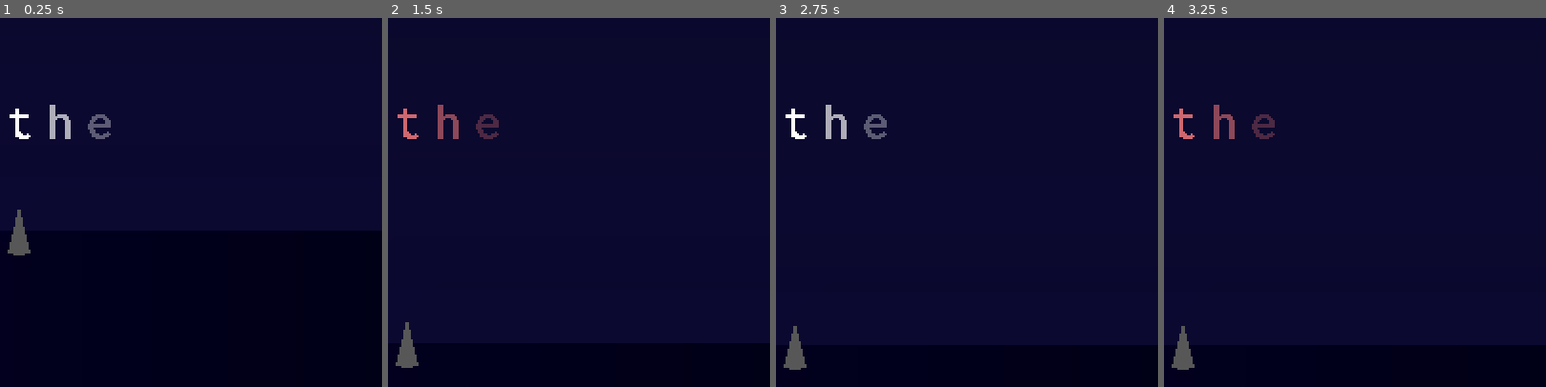
Above: before the commit, frames 1-4 (left to right).
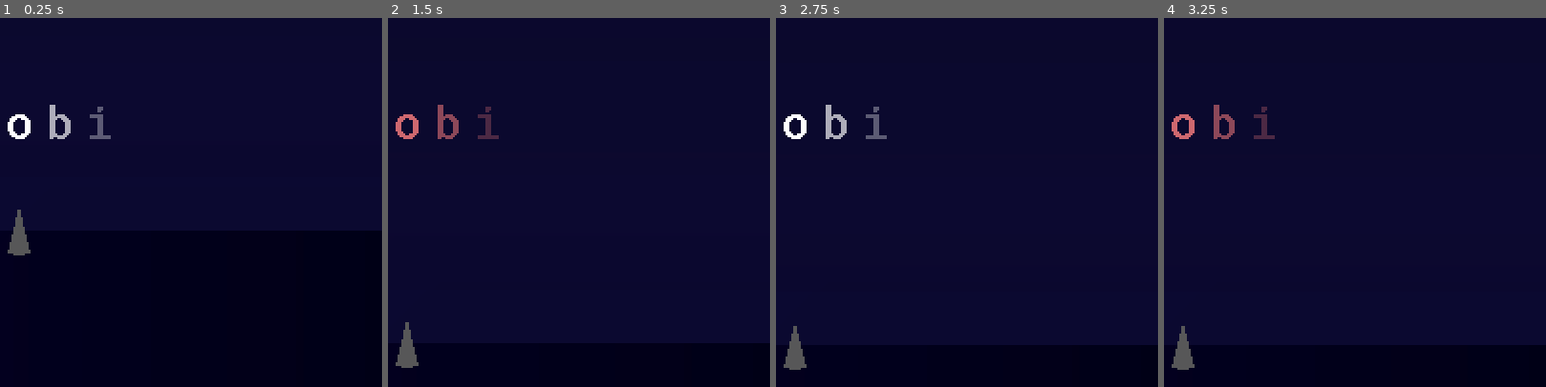
Above: after the commit, the same moments.

Repository: kiwijuice56/space-flight
Game: Godot game, scene res://scenes/main.tscn
Two runs of this game, one before a commit and one after it. Both use one fixed random seed, a clock stepped at 60 frames per second and the inputs below.
Inputs:
- Up to frame 1 (0.25 s): no input
- Up to frame 2 (1.5 s): tap Enter at 1.25 s
- Up to frame 3 (2.75 s): no input
- Up to frame 4 (3.25 s): tap Space at 2.75 s
The pictures show only the part of the screen within x 48-98%, y 39-89%; the shares and areas given below are measured in that part.

The runs differ from the first frame. In frame 1, 0.5% of the frame differs, in the area x 2-29%, y 24-33%; in frame 2, 0.5%; in frame 3, 0.5%; in frame 4, 0.5%.

Commit message:
Added music

Diff:
--- a/scenes/main.tscn
+++ b/scenes/main.tscn
@@ -14,6 +14,7 @@
 [ext_resource type="AudioStream" uid="uid://dgsirlu7hhjk5" path="res://sounds/tick.wav" id="11_10xe3"]
 [ext_resource type="AudioStream" uid="uid://dkhkfia5uwvd" path="res://sounds/tock.wav" id="12_acfbc"]
 [ext_resource type="AudioStream" uid="uid://urwlg3fktkk" path="res://sounds/clock.wav" id="13_ib7um"]
+[ext_resource type="AudioStream" uid="uid://bxwm33j3pjm4w" path="res://sounds/music.mp3" id="15_ibhxh"]
 
 [sub_resource type="Environment" id="Environment_rrrmm"]
 background_mode = 3
@@ -144,3 +145,8 @@
 script = ExtResource("3_urpp0")
 sounds = Array[Resource]([ExtResource("11_10xe3"), ExtResource("12_acfbc"), ExtResource("13_ib7um")])
 base_db = -8.0
+
+[node name="music_player" type="AudioStreamPlayer" parent="viewport_container/viewport"]
+stream = ExtResource("15_ibhxh")
+volume_db = -12.0
+autoplay = true
--- a/scenes/player.tscn
+++ b/scenes/player.tscn
@@ -6,6 +6,7 @@
 [ext_resource type="AudioStream" uid="uid://by3bws4ftopyt" path="res://sounds/rocket.mp3" id="4_evgyy"]
 [ext_resource type="Script" path="res://scripts/sound_spawner.gd" id="5_knqap"]
 [ext_resource type="AudioStream" uid="uid://b4vowaxc0g8ov" path="res://sounds/thud.wav" id="6_do7ug"]
+[ext_resource type="AudioStream" uid="uid://cghjec0204bsi" path="res://sounds/blast.wav" id="7_hcghu"]
 
 [sub_resource type="Gradient" id="Gradient_xitfq"]
 offsets = PackedFloat32Array(0, 0.0738916, 0.26601, 0.458128, 0.596059, 0.748768, 1)
@@ -112,3 +113,8 @@
 script = ExtResource("5_knqap")
 sounds = Array[Resource]([ExtResource("6_do7ug")])
 base_db = -6.0
+
+[node name="blast_sound_spawner" type="Node" parent="."]
+script = ExtResource("5_knqap")
+sounds = Array[Resource]([ExtResource("7_hcghu")])
+base_db = -24.0
--- a/scripts/main.gd
+++ b/scripts/main.gd
@@ -3,7 +3,16 @@
 extends Node2D
 
 func _ready() -> void:
-	var time: int = await %click_listener.run_challenge("thedogsitsthemogmits")
-	var speed: float = %player.time_to_speed(time)
+	while true:
+		var time: int = await %click_listener.run_challenge(get_random_letters())
+		var speed: float = %player.time_to_speed(time)
 
-	%player.velocity.y -= speed
+		%player.takeoff(speed)
+		await %player.landed
+
+func get_random_letters() -> String:
+	var str: String = ""
+	for i in range(25):
+		# Pick a random letter with ASCII
+		str += char(97 + randi() % 26)
+	return str
--- a/scripts/player.gd
+++ b/scripts/player.gd
@@ -3,6 +3,7 @@
 
 const GRAVITY: float = 4.2
 
+signal landed
 
 func _physics_process(delta: float) -> void:
 	$engine_particles.emitting = velocity.y < 0
@@ -18,9 +19,14 @@
 
 	if not was_on_floor and is_on_floor():
 		$thud_sound_spawner.play_sound()
+		landed.emit()
+
+func takeoff(boost: float) -> void:
+	%player.velocity.y -= boost
+	$blast_sound_spawner.play_sound()
 
 func shake() -> void:
 	$animation_player.play("jingle")
 
 func time_to_speed(time: int) -> float:
-	return 1024 * pow(max(1.0, float(time)), -0.2)
+	return 1500 * pow(max(1.0, float(time)), -0.2)
Binary file added: etc/thumbnail.png
Not shown, added: etc/thumbnail.png.import
Not shown: 1 places in scenes/main.tscn that only renumber resources
Not shown: 1 places in scenes/player.tscn that only renumber resources
Not shown, added: sounds/blast.wav.import
Not shown, added: sounds/music.mp3.import
Not shown, added: sounds/blast.wav
Not shown, added: sounds/music.mp3
